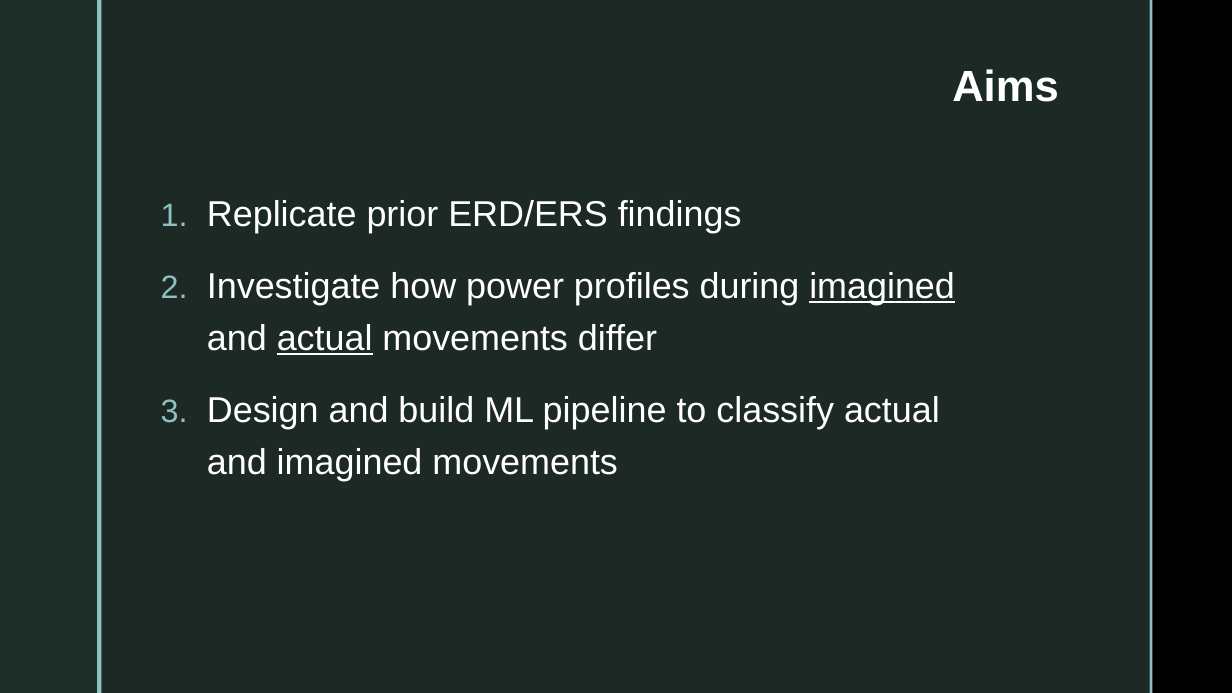
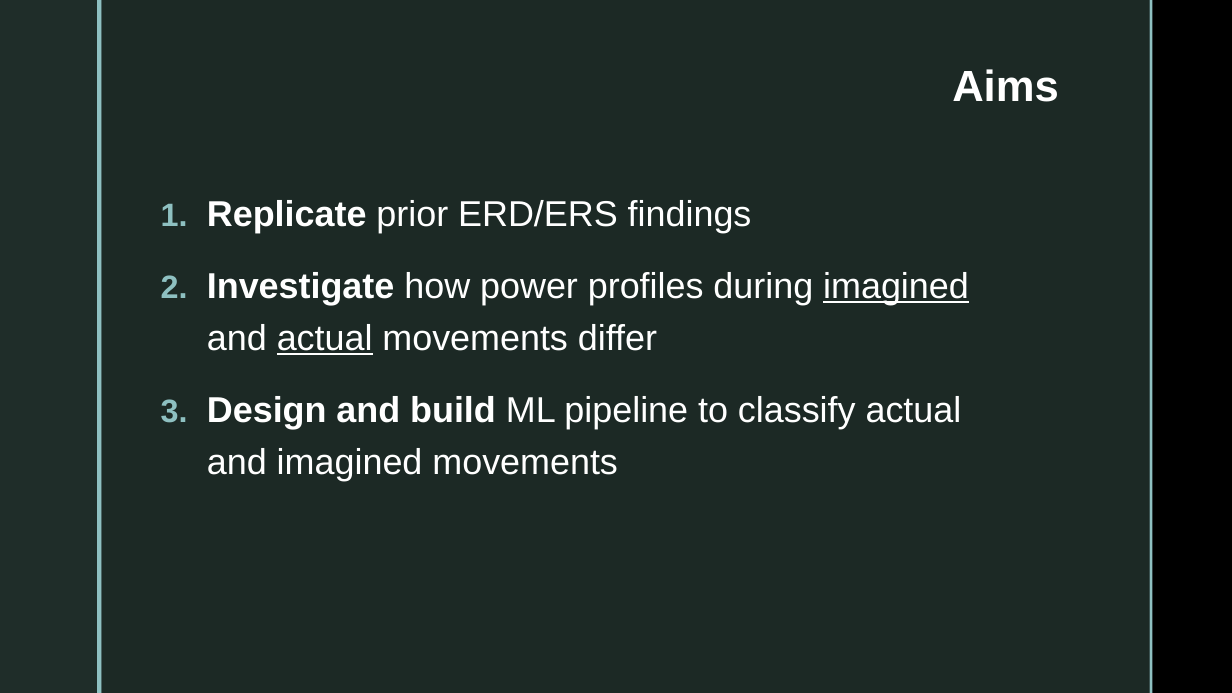
Before and after one commit to jessb0t/motorImagery, a slide deck: slide 4 of presentation/presentation.pptx. Drawn at 1232x693 pixels with LibreOffice and Linux fonts; fonts in the diff are those of the drawing; background and template pictures are left out. Boxes give left, top, right and bottom in pixels: in the first picture for what was removed or moved away, otherwise in the second. Text is boxed around its words. In the diff, an @@ line names an element or a change of style, - is before the commit and + after.

```diff
--- a/presentation/presentation.pptx
+++ b/presentation/presentation.pptx
@@ text "Replicate prior ERD/ERS findings" at bbox=[207, 200, 969, 481]: bold on in "Replicate", "Investigate", "Design and build" @@
```
Also in this commit, not shown: 2 other slides changed, 4 other files.
